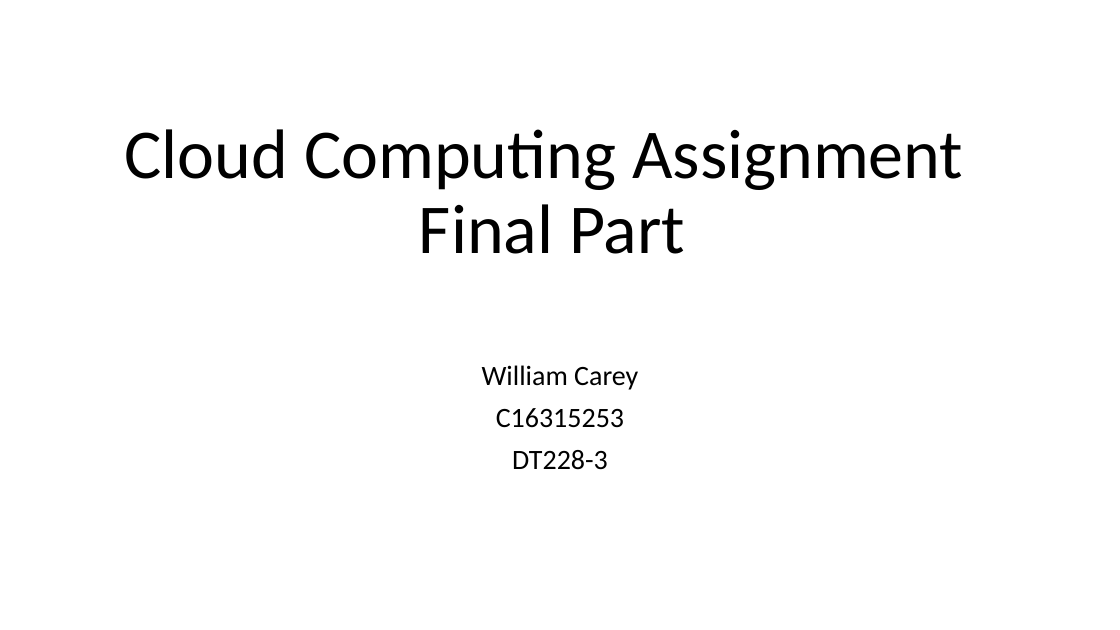
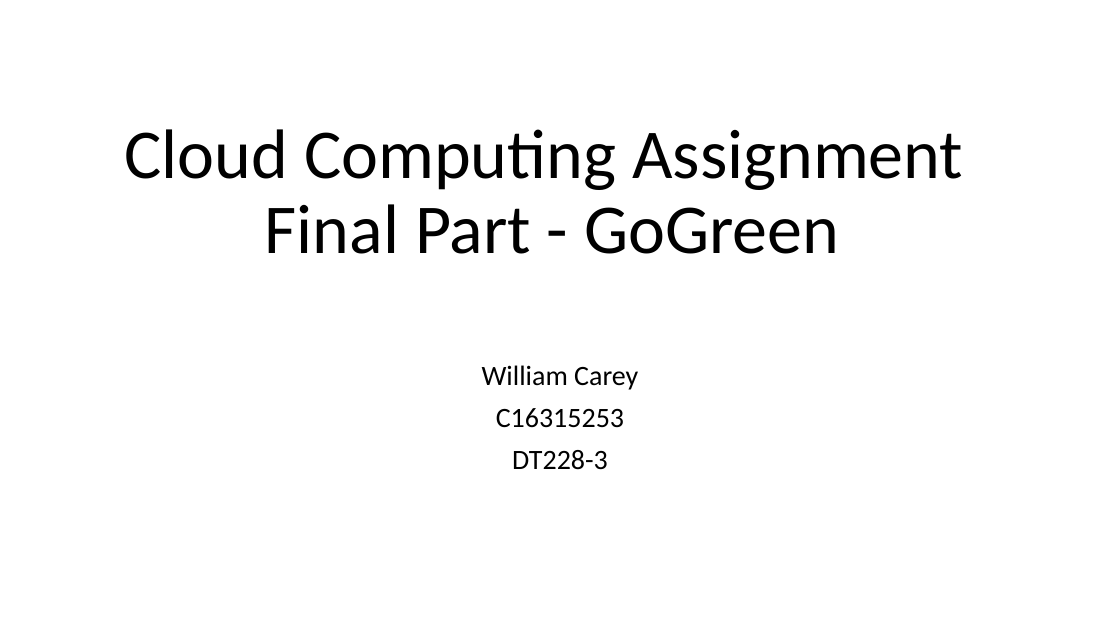
Before and after one commit to WilliamCareySemiColon/college_y3, a slide deck: slide 1 of Cloud_Computing/Labs/Assignment/part 2/Cloud-Computing-Assignment-2.pptx. Drawn at 1120x630 pixels with LibreOffice and Linux fonts; fonts in the diff are those of the drawing. Boxes give left, top, right and bottom in pixels: in the first picture for what was removed or moved away, otherwise in the second. Text is boxed around its words. In the diff, an @@ line names an element or a change of style, - is before the commit and + after.

Commit message:
completed to my best understanding cloud assigment

```diff
--- a/Cloud_Computing/Labs/Assignment/part 2/Cloud-Computing-Assignment-2.pptx
+++ b/Cloud_Computing/Labs/Assignment/part 2/Cloud-Computing-Assignment-2.pptx
@@ title at (125, 129, 963, 254): text changed @@
-Cloud Computing Assignment
-Final Part
+Cloud Computing Assignment
+Final Part - GoGreen
```
Also in this commit, not shown: 1 other slide changed, 2 other files.
